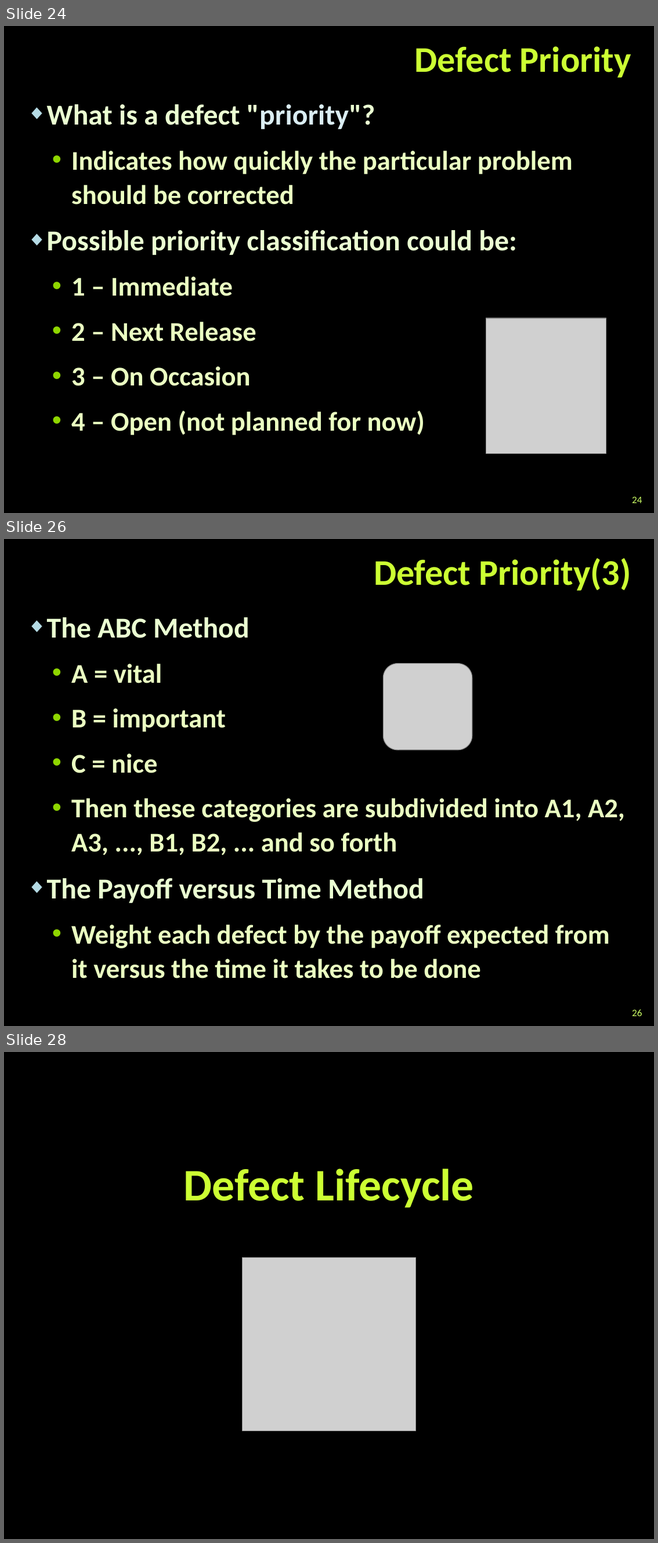
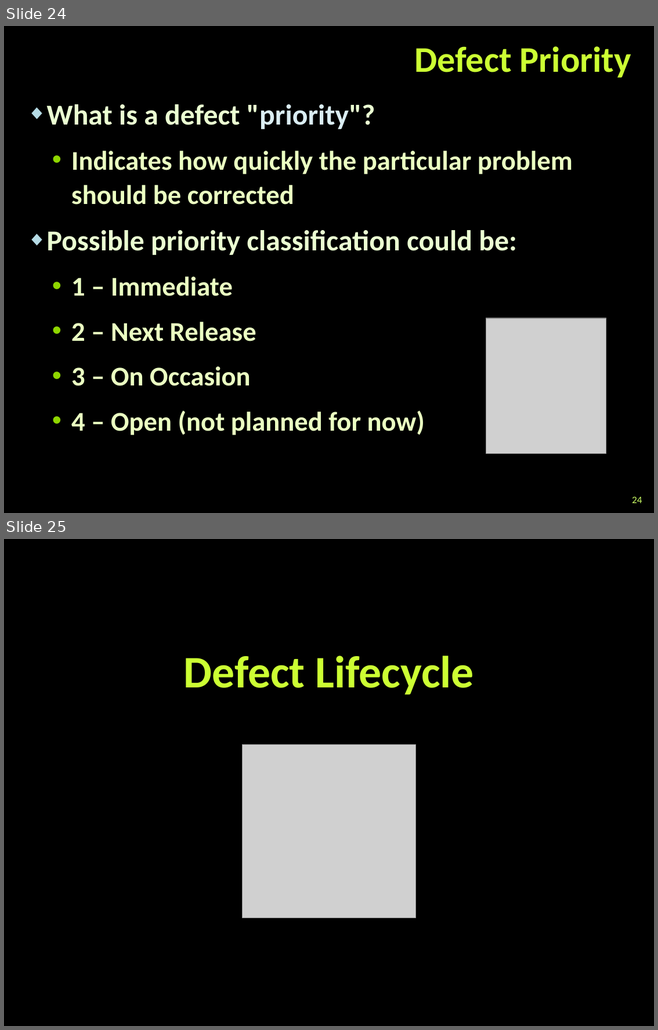
Before and after one commit to TelerikAcademy/QA-Academy, a slide deck: 06. Incident Management/Incident Management.pptx. Shown one above the other, each under a label of ours: slides 24, 26 and 28 before the commit, slides 24 and 25 after it; the slides between them are not shown. The pictures are 658x1543 and 658x1030 pixels, drawn with LibreOffice and Linux fonts; fonts in the diff are those of the drawing; grey boxes stand for pictures; background and template pictures are left out. Boxes give left, top, right and bottom in pixels: in the first picture for what was removed or moved away, otherwise in the second. Text is boxed around its words. In the diff, an @@ line names an element or a change of style, - is before the commit and + after.

```diff
--- a/06. Incident Management/Incident Management.pptx
+++ b/06. Incident Management/Incident Management.pptx
@@ slide 26 removed at box(4, 539, 654, 1026), background picture (left out) @@
@@ title removed at box(373, 558, 630, 591) @@
-Defect Priority(3)
@@ text removed at box(47, 617, 625, 979) @@
-◆ The ABC Method
-  • A = vital
-  • B = important
-  • C = nice
-  • Then these categories are subdivided into A1, A2, A3, ..., B1, B2, ... and so forth
-◆ The Payoff versus Time Method
-  • Weight each defect by the payoff expected from it versus the time it takes to be done
@@ picture removed at box(383, 664, 471, 750) @@
@@ page number removed at box(632, 1009, 641, 1016) @@
-26
@@ what was slide 28 is now slide 25 @@
```
Also in this commit, not shown: 2 other slides removed.
